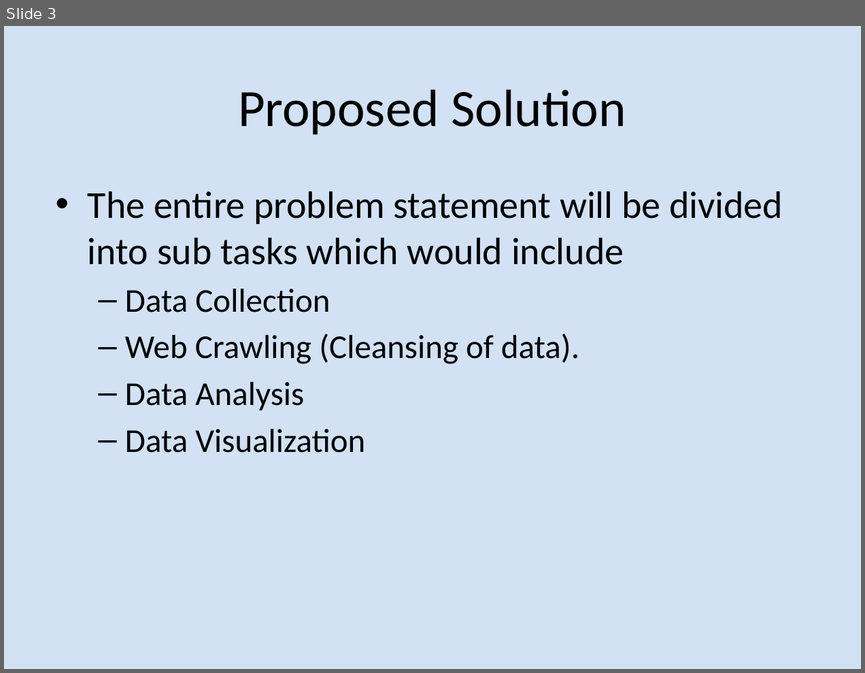
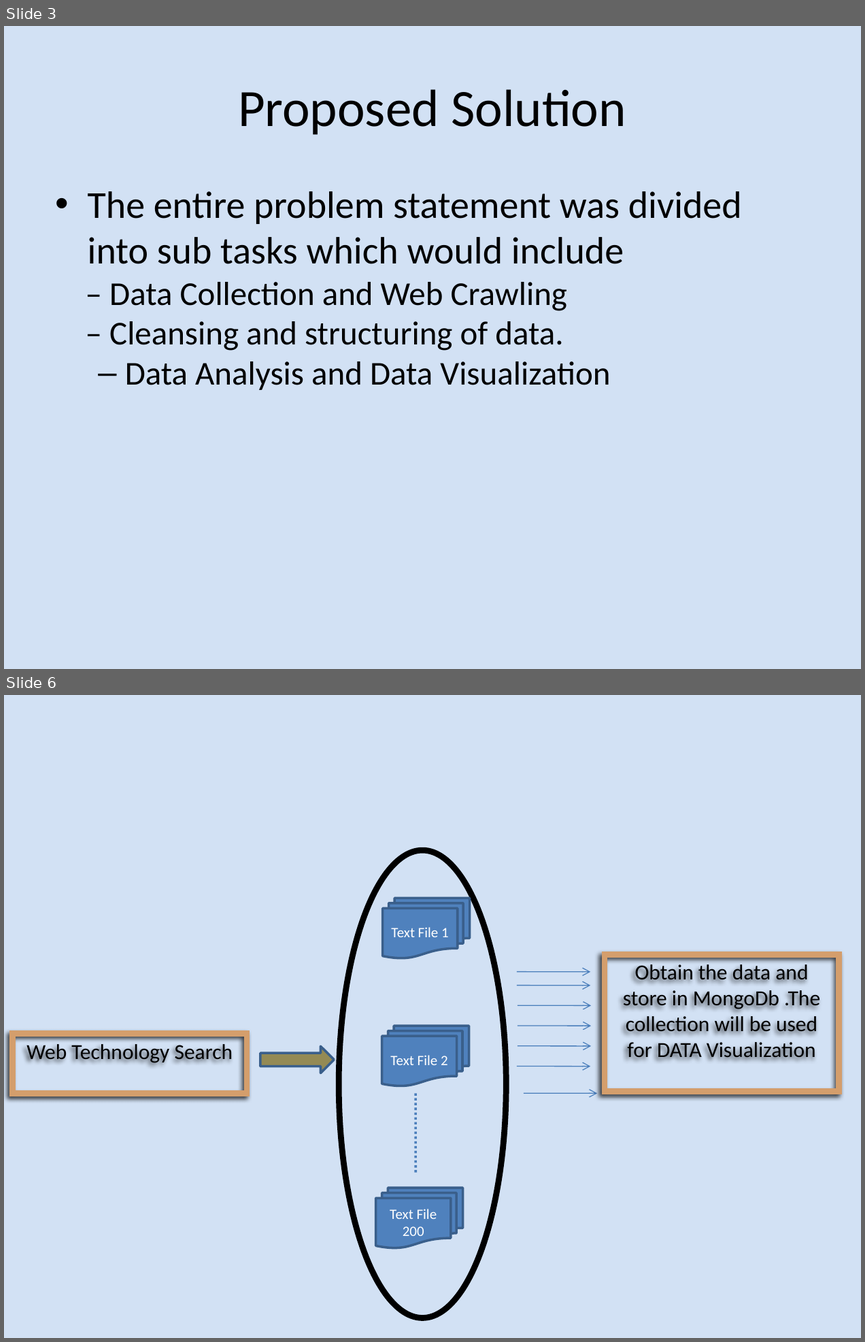
Before and after one commit to hartej-kathuria/term-project, a slide deck: HTML Attribute Analysis of the Top 200 Most.pptx. Shown one above the other, each under a label of ours: slide 3 before the commit, slides 3 and 6 after it; the slides between them are not shown. The pictures are 865x673 and 865x1342 pixels, drawn with LibreOffice and Linux fonts; fonts in the diff are those of the drawing. Boxes give left, top, right and bottom in pixels: in the first picture for what was removed or moved away, otherwise in the second. Text is boxed around its words. In the diff, an @@ line names an element or a change of style, - is before the commit and + after.

```diff
--- a/HTML Attribute Analysis of the Top 200 Most.pptx
+++ b/HTML Attribute Analysis of the Top 200 Most.pptx
@@ slide 6 added at box(4, 695, 861, 1338), background #C6D9F1 at 78% opacity @@
@@ ellipse added at box(339, 850, 506, 1317), outline #000000 4.99 pt @@
@@ flow chart multidocument added at box(383, 898, 470, 958), fill #4F81BD, outline #3A5F8C 2 pt, 12 pt, text #FFFFFF @@
+Text File 1
@@ rectangle added at box(604, 955, 838, 1091), outline #D49E6C 4.99 pt, 18 pt, text #000000 @@
+Obtain the data and store in MongoDb .The collection will be used for DATA Visualization
@@ freeform shape added at box(516, 972, 590, 972), outline #4A7EBB 0.75 pt @@
@@ freeform shape added at box(516, 985, 590, 985), outline #4A7EBB 0.75 pt @@
@@ freeform shape added at box(517, 1005, 591, 1005), outline #4A7EBB 0.75 pt @@
@@ rectangle added at box(13, 1034, 247, 1093), outline #D49E6C 4.99 pt, 18 pt, text #000000 @@
+Web Technology Search
@@ flow chart multidocument added at box(382, 1025, 469, 1086), fill #4F81BD, outline #3A5F8C 2 pt, 12 pt, text #FFFFFF @@
+Text File 2
@@ freeform shape added at box(517, 1025, 591, 1025), outline #4A7EBB 0.75 pt @@
@@ right arrow added at box(260, 1047, 334, 1073), fill #948A54, outline #3A5F8C 2 pt @@
@@ freeform shape added at box(517, 1045, 591, 1045), outline #4A7EBB 0.75 pt @@
@@ freeform shape added at box(516, 1066, 590, 1066), outline #4A7EBB 0.75 pt @@
@@ line added from (415, 1093) to (415, 1174), #4A7EBB 2.01 pt @@
@@ freeform shape added at box(524, 1093, 597, 1093), outline #4A7EBB 0.75 pt @@
@@ flow chart multidocument added at box(376, 1187, 463, 1248), fill #4F81BD, outline #3A5F8C 2 pt, 12 pt, text #FFFFFF @@
+Text File 200
@@ slide 3 changed as well @@
@@ text at box(88, 191, 742, 390): text changed @@
-• The entire problem statement will be divided into sub tasks which would include
-  – Data Collection
-  – Web Crawling (Cleansing of data).
-  – Data Analysis
-  – Data Visualization
+• The entire problem statement was divided into sub tasks which would include
+– Data Collection and Web Crawling
+– Cleansing and structuring of data.
+  – Data Analysis and Data Visualization
```
Also in this commit, not shown: 2 other slides changed, 4 other slides added, 3 slides removed.
